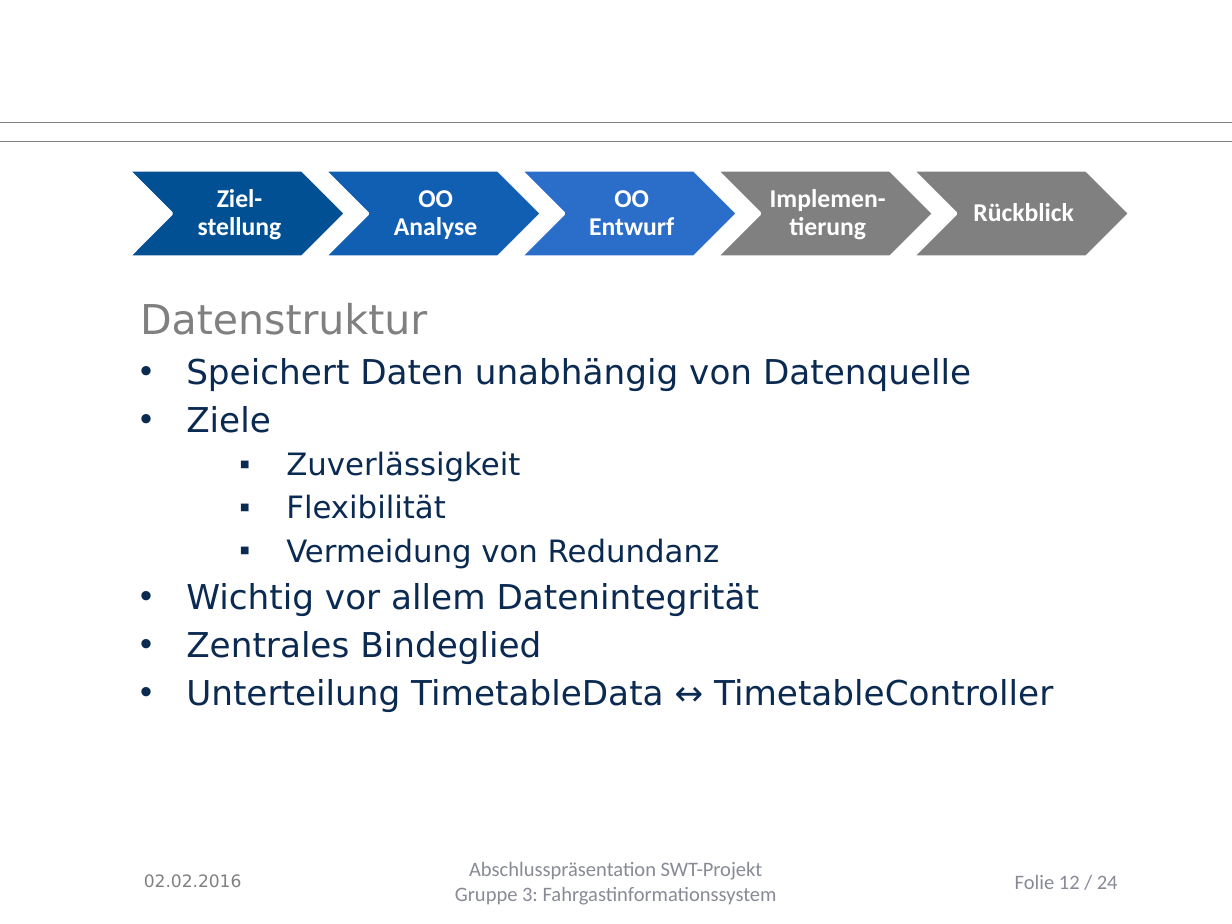
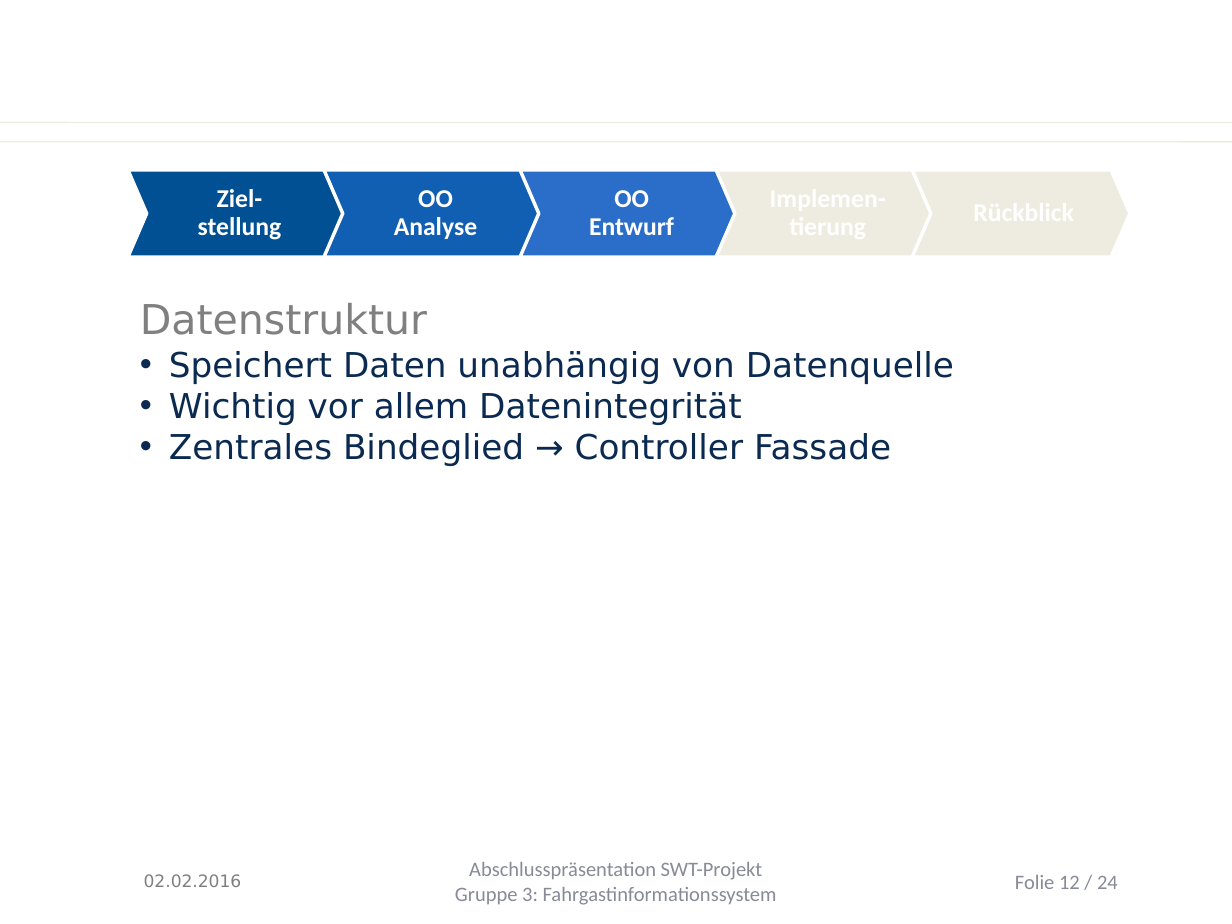
Before and after one commit to Juu98/fahrgastinformationssystem, a slide deck: slide 12 of organisation/Endpräsentation/abschlusspraesentation.pptx. Drawn at 1232x924 pixels with LibreOffice and Linux fonts; fonts in the diff are those of the drawing; background and template pictures are left out. Boxes give left, top, right and bottom in pixels: in the first picture for what was removed or moved away, otherwise in the second. Text is boxed around its words. In the diff, an @@ line names an element or a change of style, - is before the commit and + after.

```diff
--- a/organisation/Endpräsentation/abschlusspraesentation.pptx
+++ b/organisation/Endpräsentation/abschlusspraesentation.pptx
@@ line (0, 122) - (1232, 122): stroke #808080 0.75 pt to #EEECE1 0.74 pt @@
@@ line (0, 142) - (1232, 142): stroke #808080 0.75 pt to #EEECE1 0.74 pt @@
@@ outline #FFFFFF 2 pt to #FFFFFF 2.01 pt; proportions changed in 3 elements at (x1=128, y1=170, x2=346, y2=257), (x1=324, y1=170, x2=542, y2=257), (x1=520, y1=170, x2=738, y2=257) @@
@@ chevron at (x1=716, y1=170, x2=934, y2=257): fill #808080 to #EEECE1; outline #FFFFFF 2 pt to #FFFFFF 2.01 pt; proportions changed @@
@@ chevron at (x1=912, y1=170, x2=1130, y2=257): fill #808080 to #EEECE1; outline #FFFFFF 2 pt to #FFFFFF 2.01 pt; proportions changed @@
@@ text at (x1=169, y1=351, x2=954, y2=425): indent changed; less space between paragraphs @@
@@ text at (x1=186, y1=406, x2=720, y2=569): paragraphs removed @@
-• Ziele
-  ▪ Zuverlässigkeit
-  ▪ Flexibilität
-  ▪ Vermeidung von Redundanz
@@ text at (x1=169, y1=433, x2=891, y2=466): text changed @@
-• Zentrales Bindeglied
-• Unterteilung TimetableData ↔ TimetableController
+• Zentrales Bindeglied → Controller Fassade
```
Also in this commit, not shown: 22 other slides changed, 1 slide removed.
